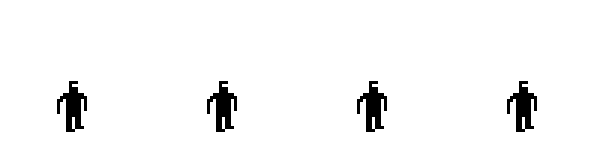
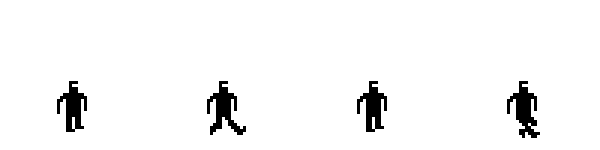
The second 600 × 150 image is a revision of the first. Changes to its layers:
painted on "Layer 8" over [210, 117, 540, 138]
